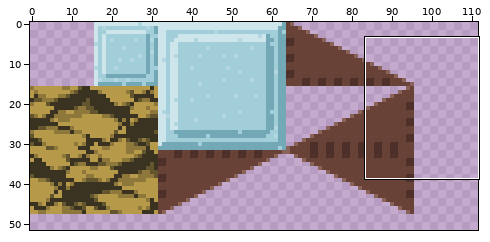
One commit to this sprite sheet: game_english/data/Stage/PrtEnt.png. Above: a wide view before the commit, with the close-up outlined.
Close-up. Before the edit:
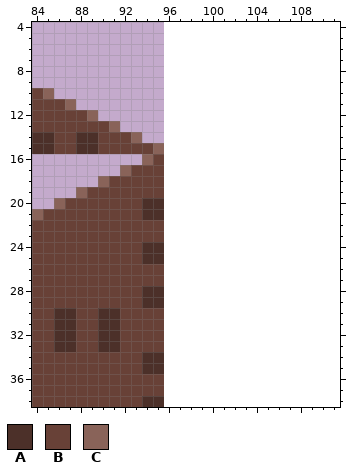
The file is 96x64 pixels. Shown: x 84..111, y 4..38. The old version is drawn lined up with the new one, on the new canvas. The wide view leaves out empty margins.
Palette (. is transparent): A #4c3029  B #684137  C #896359
Pixels before, first column x 84:
10 BC..........
11 BBBC........
12 BBBBBC......
13 BBBBBBBC....
14 AABBAABBBC..
15 AABBAABBBBBC
16 ..........CB
17 ........CBBB
18 ......CBBBBB
19 ....CBBBBBBB
20 ..CBBBBBBBAA
21 CBBBBBBBBBAA
22 BBBBBBBBBBBB
23 BBBBBBBBBBBB
24 BBBBBBBBBBAA
25 BBBBBBBBBBAA
26 BBBBBBBBBBBB
27 BBBBBBBBBBBB
28 BBBBBBBBBBAA
29 BBBBBBBBBBAA
30 BBAABBAABBBB
31 BBAABBAABBBB
32 BBAABBAABBBB
33 BBAABBAABBBB
34 BBBBBBBBBBAA
35 BBBBBBBBBBAA
36 BBBBBBBBBBBB
37 BBBBBBBBBBBB
38 BBBBBBBBBBAA
The result:
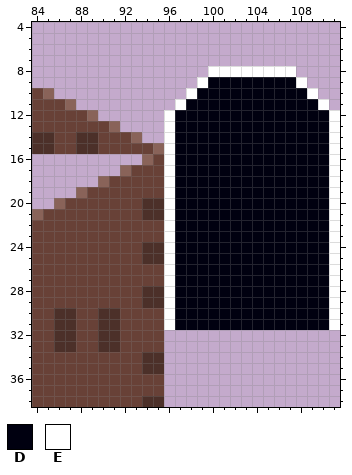
Colours new in this view: D #000010  E #ffffff
The edit:
canvas 96x64 -> 112x64
y 8: x 100..107 ........ -> EEEEEEEE
y 9: x 99..108 .......... -> EDDDDDDDDE
y 10: x 98..109 ............ -> EDDDDDDDDDDE
y 11: x 97..110 .............. -> EDDDDDDDDDDDDE
y 12..31: x 96..111 ................ -> EDDDDDDDDDDDDDDE
Boxes around the changes in both close-ups, in picture pixels (x1, y1, x2, y2):
added: (164, 66, 340, 330)
